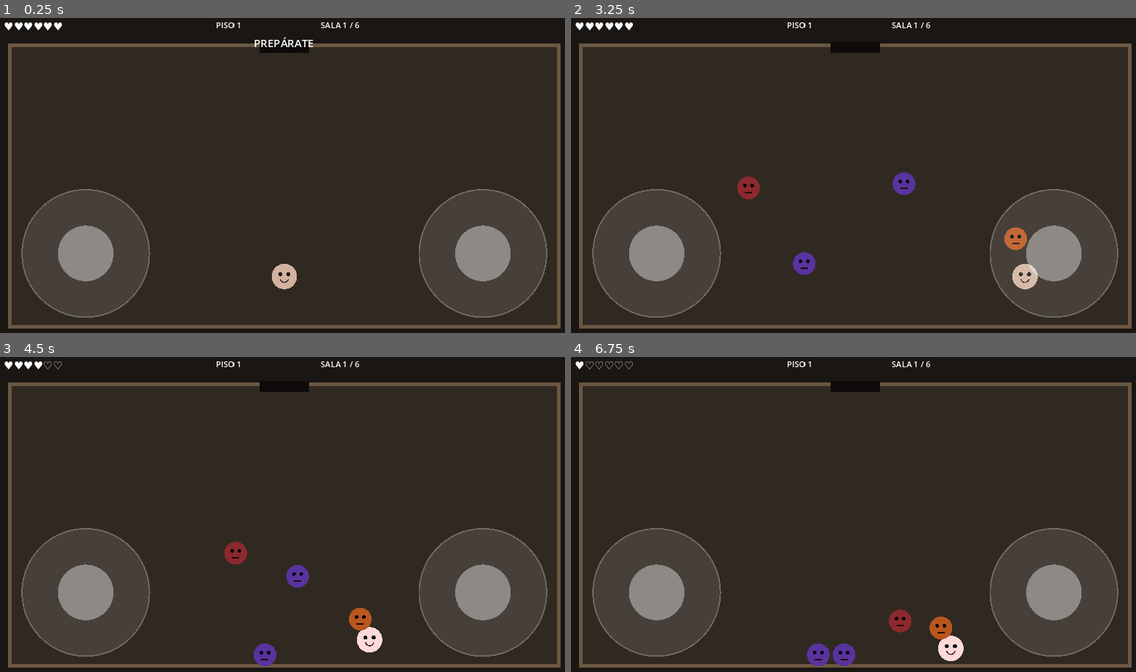
Above: before the commit, frames 1-4 (two rows, left to right).
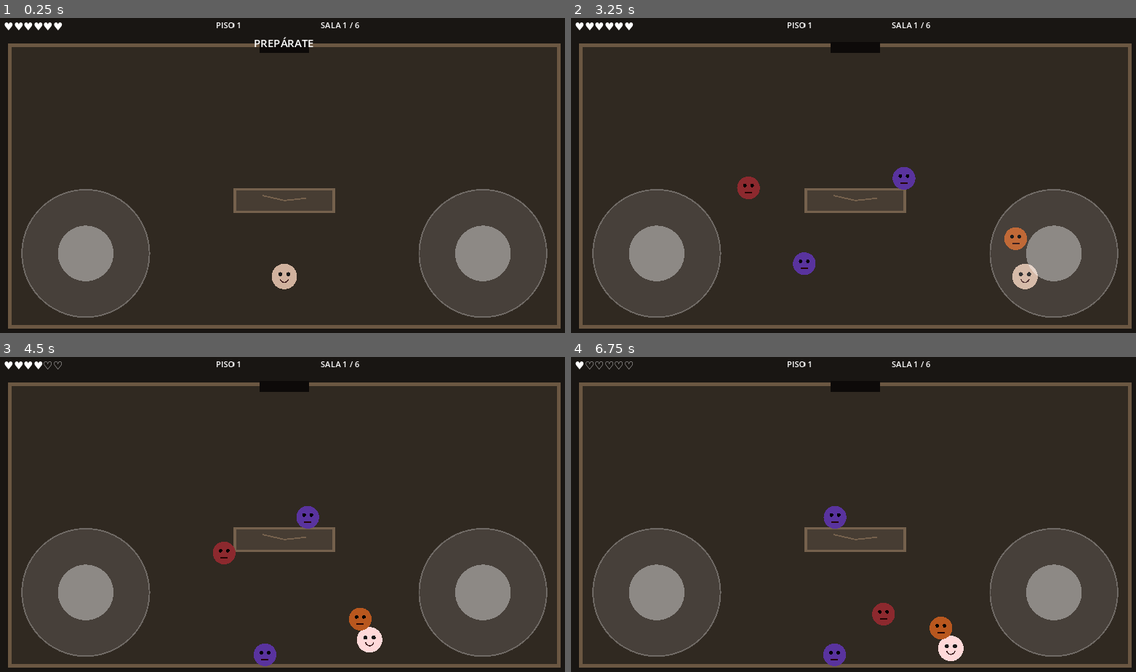
Above: after the commit, the same moments.

Repository: LoloscarPrr/Binding-of-Ismael
Game: Godot game, scene res://scenes/main.tscn
Same seed, same stepped clock (60 frames per second), same inputs: the game is played once before the commit and once after it.
Inputs (mouse positions are in pixels of both pictures, inside the frame that each line leads up to):
- Up to frame 1 (0.25 s): no input
- Up to frame 2 (3.25 s): tap Enter at 0.5 s; move the mouse to (983, 159) at 0.52 s; hold D (move_right) 0.53-1.25 s; click (983, 159) at 0.67 s; drag from (740, 194) to (825, 241) at 1.27 s; move the mouse to (915, 103) at 2.02 s; hold D (move_right) 2.03-2.75 s; drag from (825, 241) to (678, 128) at 2.77 s
- Up to frame 3 (4.5 s): move the mouse to (457, 564) at 3.52 s; hold A (move_left) 3.53-4.25 s; drag from (107, 467) to (197, 432) at 4.27 s
- Up to frame 4 (6.75 s): move the mouse to (881, 514) at 5.02 s; hold S (move_down) 5.03-5.75 s; click (881, 514) at 5.17 s; drag from (768, 432) to (740, 533) at 5.77 s; move the mouse to (983, 498) at 6.52 s; hold W (move_up) from 6.53 s (still down)

The runs differ from the first frame. In frame 1, 0.4% of the frame differs, in the area x 41-60%, y 54-62%; in frame 2, 0.5%; in frame 3, 1.1%; in frame 4, 1.4%, in the area x 41-61%, y 47-99%.

Commit message:
feat: add collidable room layouts and cover

Diff:
--- a/scripts/main.gd
+++ b/scripts/main.gd
@@ -60,10 +60,12 @@
 	status_label.text = _room_title()
 	reward_label.text = ""
 	_hide_reward_choices()
+	_clear_room_obstacles()
 	player.position = _room_entry_position(from_door)
 	player.velocity = Vector2.ZERO
 	player.move_input = Vector2.ZERO
 	player.aim_input = Vector2.ZERO
+	_build_room_layout()
 	queue_redraw()
 	if _room_kind == "recompensa":
 		_open_reward_room(generation)
@@ -82,6 +84,41 @@
 		"recompensa": return "CÁMARA DE OFRENDA"
 		"emboscada": return "EMBOSCADA"
 		_: return "PREPÁRATE"
+
+func _clear_room_obstacles() -> void:
+	for obstacle in get_tree().get_nodes_in_group("room_obstacles"):
+		obstacle.queue_free()
+
+func _add_obstacle(ratio: Vector2, size_ratio: Vector2, variant: int = 0) -> void:
+	var obstacle := IsmaelRoomObstacle.new()
+	var obstacle_size := Vector2(room_rect.size.x * size_ratio.x, room_rect.size.y * size_ratio.y)
+	obstacle.configure(obstacle_size, variant)
+	obstacle.position = room_rect.position + room_rect.size * ratio
+	add_child(obstacle)
+
+func _build_room_layout() -> void:
+	if _room_kind == "recompensa":
+		return
+	var variant: int = 0 if _floor_index == 1 else 1
+	if _room_kind == "jefe":
+		_add_obstacle(Vector2(0.24, 0.58), Vector2(0.08, 0.16), 2)
+		_add_obstacle(Vector2(0.76, 0.58), Vector2(0.08, 0.16), 2)
+		return
+	if _room_kind == "emboscada":
+		_add_obstacle(Vector2(0.38, 0.56), Vector2(0.07, 0.12), variant)
+		_add_obstacle(Vector2(0.62, 0.56), Vector2(0.07, 0.12), variant)
+		_add_obstacle(Vector2(0.50, 0.47), Vector2(0.08, 0.08), variant)
+		return
+	match _room_index % 3:
+		0:
+			_add_obstacle(Vector2(0.35, 0.58), Vector2(0.07, 0.18), variant)
+			_add_obstacle(Vector2(0.65, 0.58), Vector2(0.07, 0.18), variant)
+		1:
+			_add_obstacle(Vector2(0.50, 0.55), Vector2(0.18, 0.08), variant)
+		2:
+			_add_obstacle(Vector2(0.30, 0.60), Vector2(0.08, 0.11), variant)
+			_add_obstacle(Vector2(0.50, 0.52), Vector2(0.08, 0.11), variant)
+			_add_obstacle(Vector2(0.70, 0.60), Vector2(0.08, 0.11), variant)
 
 func _open_reward_room(generation: int) -> void:
 	await get_tree().create_timer(ROOM_ENTRY_DELAY).timeout
